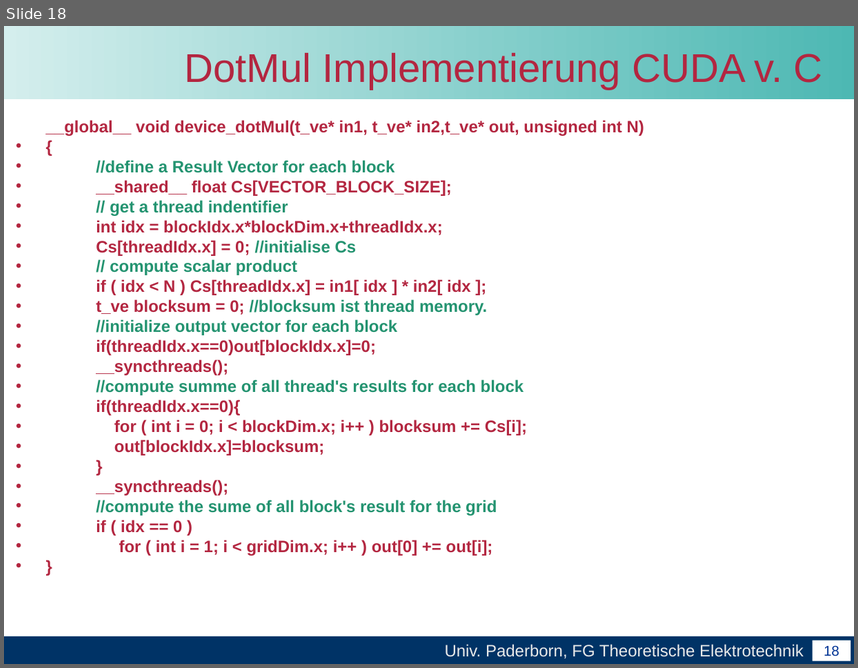
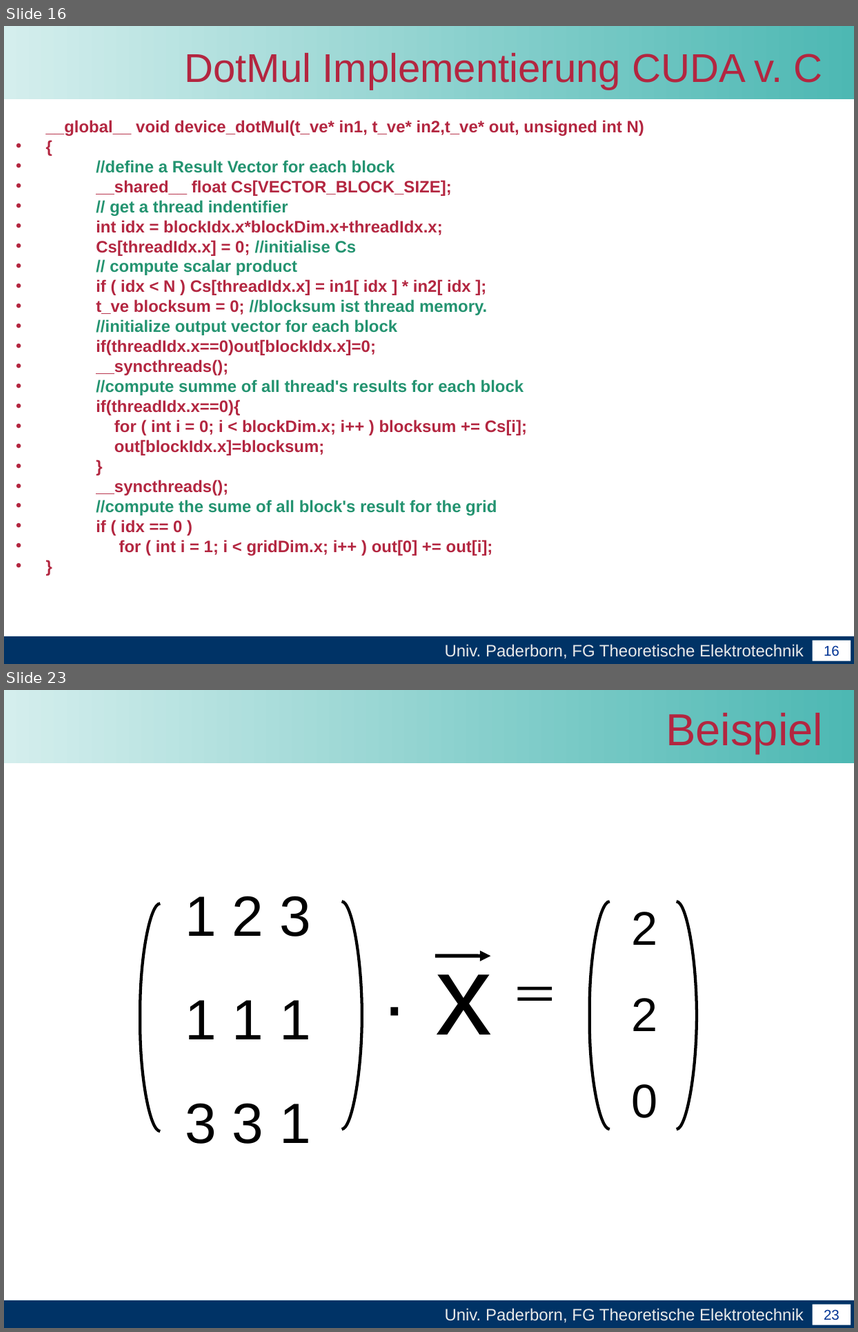
Before and after one commit to unconditional/projektarbeitcuda, a slide deck: Vortrag/Zwischenvortrag der Projektarbeit CUDA.ppt. Shown one above the other, each under a label of ours: slide 18 before the commit, slides 16 and 23 after it; the slides between them are not shown. The pictures are 858x668 and 858x1332 pixels, drawn with LibreOffice and Linux fonts; fonts in the diff are those of the drawing; background and template pictures are left out. Boxes give left, top, right and bottom in pixels: in the first picture for what was removed or moved away, otherwise in the second. Text is boxed around its words. In the diff, an @@ line names an element or a change of style, - is before the commit and + after.

```diff
--- a/Vortrag/Zwischenvortrag der Projektarbeit CUDA.ppt
+++ b/Vortrag/Zwischenvortrag der Projektarbeit CUDA.ppt
@@ slide 23 added at (x1=4, y1=690, x2=854, y2=1328), background #FFFFFF; not listed: 4 template elements that a slide beside it also shows @@
@@ title added at (x1=666, y1=713, x2=823, y2=753), 38 pt, text #B32640 @@
+Beispiel
@@ text added at (x1=185, y1=896, x2=311, y2=1143), 48 pt, text #000000 @@
+1 2 3
+1 1 1
+3 3 1
@@ freeform shape added at (x1=140, y1=903, x2=161, y2=1131), outline #000000 2.49 pt @@
@@ freeform shape added at (x1=341, y1=902, x2=362, y2=1130), outline #000000 2.49 pt @@
@@ freeform shape added at (x1=590, y1=902, x2=610, y2=1130), outline #000000 2.49 pt @@
@@ text added at (x1=632, y1=911, x2=658, y2=1118), 40 pt, text #000000 @@
+2
+2
+0
@@ freeform shape added at (x1=677, y1=902, x2=697, y2=1130), outline #000000 2.49 pt @@
@@ text added at (x1=374, y1=950, x2=417, y2=1052), 66 pt, text #000000 @@
+·
@@ text added at (x1=435, y1=950, x2=492, y2=1034), 96 pt, text #000000 @@
+x
@@ arrow added from (435, 956) to (491, 956), #000000 3 pt @@
@@ text added at (x1=503, y1=960, x2=567, y2=1026), 40 pt, text #000000 @@
+＝
@@ what was slide 18 is now slide 16 @@
@@ page number at (x1=824, y1=645, x2=840, y2=656): text changed @@
-18
+16
```
Also in this commit, not shown: 7 slides changed, 19 other slides added, 11 slides removed, 1 other file.
